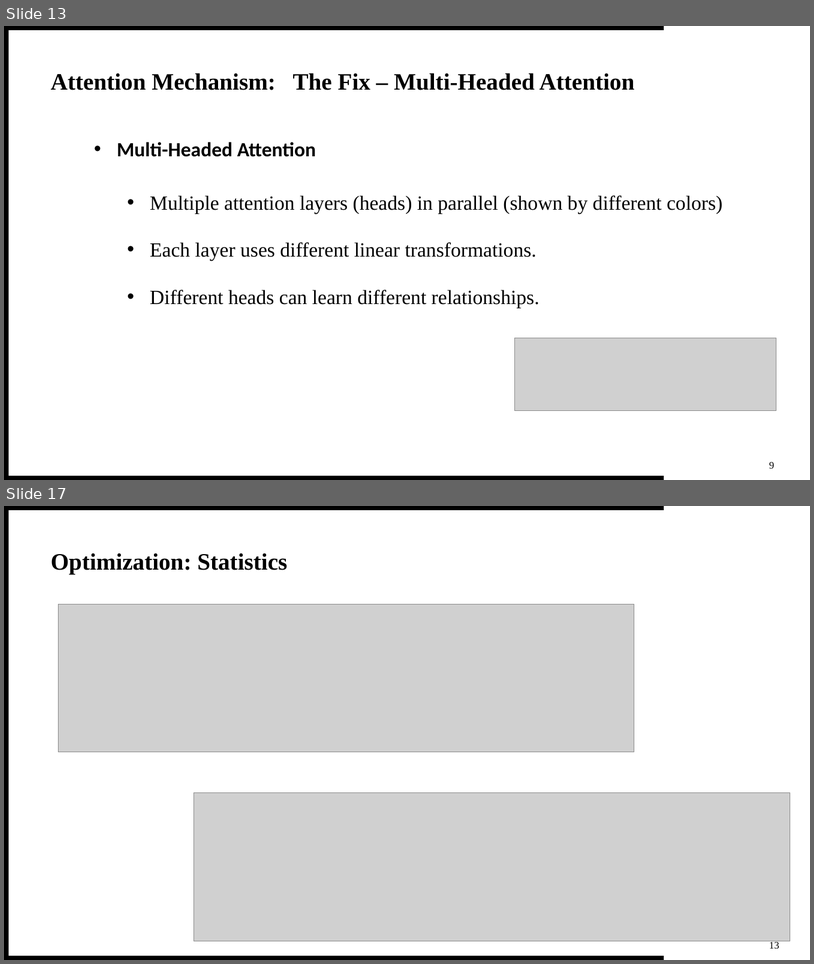
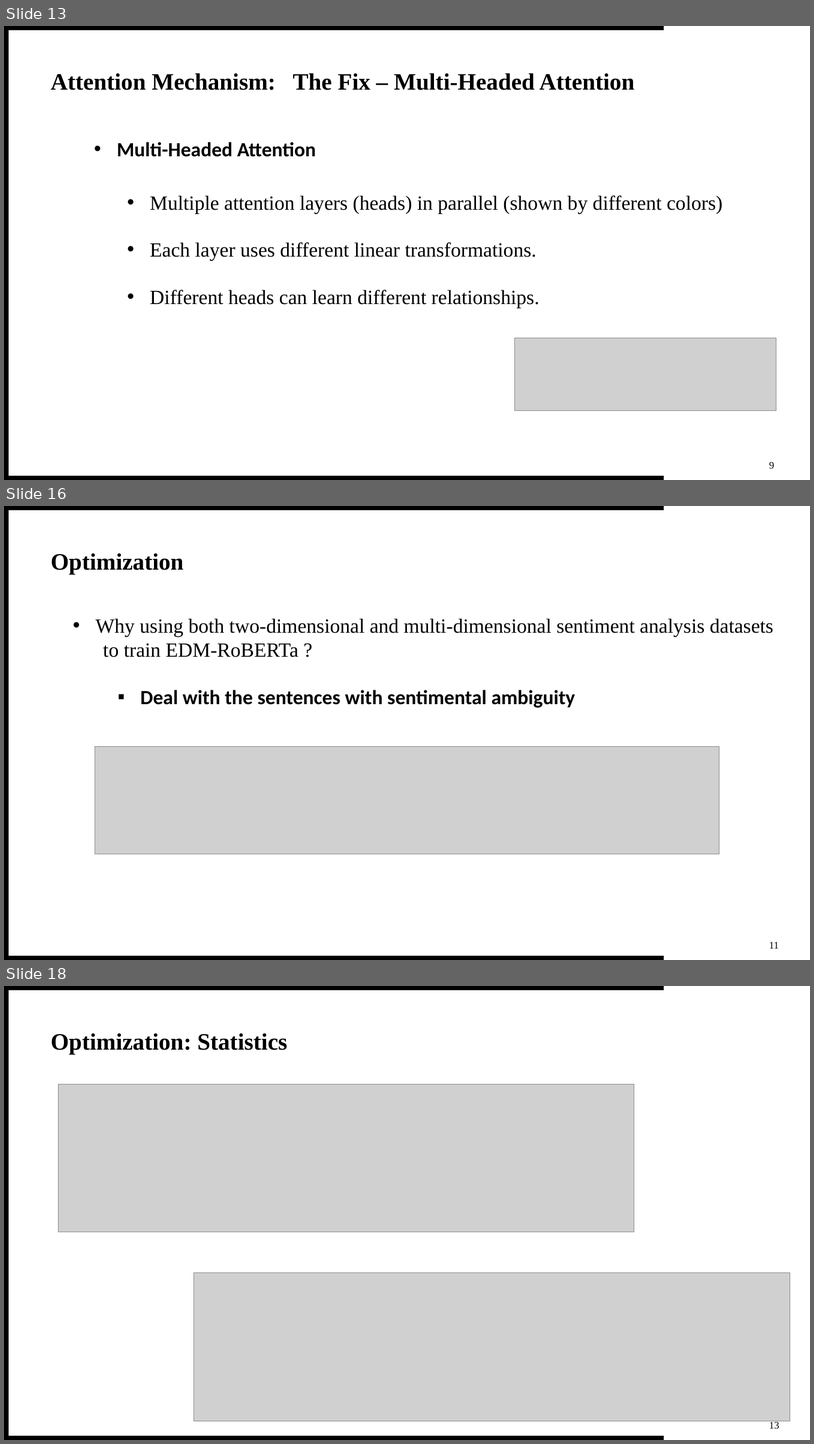
Before and after one commit to theQuert/inlpfun, a slide deck: Lab/REP.pptx. Shown one above the other, each under a label of ours: slides 13 and 17 before the commit, slides 13, 16 and 18 after it; the slides between them are not shown. The pictures are 814x964 and 814x1444 pixels, drawn with LibreOffice and Linux fonts; fonts in the diff are those of the drawing; grey boxes stand for pictures. Boxes give left, top, right and bottom in pixels: in the first picture for what was removed or moved away, otherwise in the second. Text is boxed around its words. In the diff, an @@ line names an element or a change of style, - is before the commit and + after.

```diff
--- a/Lab/REP.pptx
+++ b/Lab/REP.pptx
@@ slide 16 added at (4, 506, 810, 960), background #FFFFFF; not listed: 3 template elements that a slide beside it also shows @@
@@ text added at (51, 553, 184, 574), 28 pt, text #000000, bold @@
+Optimization
@@ text added at (96, 618, 774, 657), 24 pt, text #000000 @@
+• Why using both two-dimensional and multi-dimensional sentiment analysis datasets
+to train EDM-RoBERTa ?
@@ text added at (140, 690, 576, 708), 24 pt, text #000000, bold @@
+▪ Deal with the sentences with sentimental ambiguity
@@ picture added at (95, 746, 720, 854) @@
@@ text added at (770, 942, 779, 948), 12 pt, text #000000 @@
+11
@@ what was slide 17 is now slide 18 @@
```
Also in this commit, not shown: 7 slides changed.
